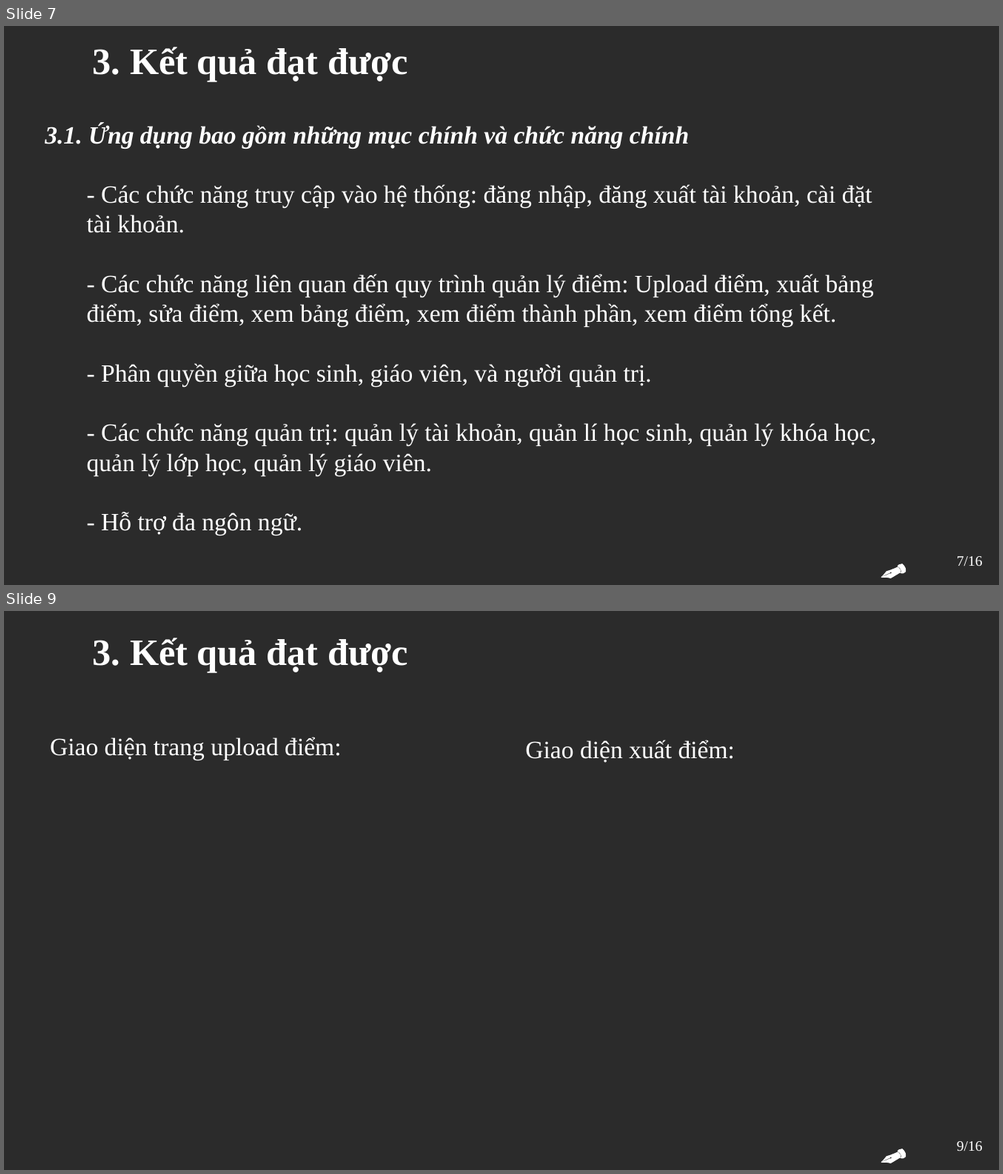
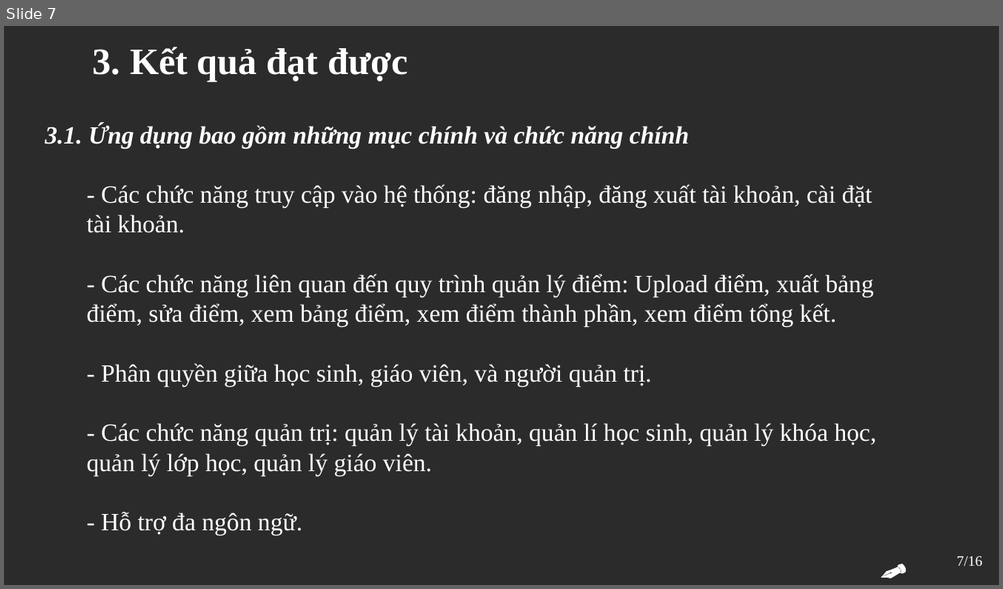
Before and after one commit to DoanVanQuan21/SchoolManagement, a slide deck: Datas/slides/DATN_DoanVanQuan_2020602342.pptx. Shown one above the other, each under a label of ours: slides 7 and 9 before the commit, slide 7 after it; the slides between them are not shown. The pictures are 1003x1174 and 1003x589 pixels, drawn with LibreOffice and Linux fonts; fonts in the diff are those of the drawing; background and template pictures are left out; a plain dark background stands for a picture behind light text. Boxes give left, top, right and bottom in pixels: in the first picture for what was removed or moved away, otherwise in the second. Text is boxed around its words. In the diff, an @@ line names an element or a change of style, - is before the commit and + after.

```diff
--- a/Datas/slides/DATN_DoanVanQuan_2020602342.pptx
+++ b/Datas/slides/DATN_DoanVanQuan_2020602342.pptx
@@ slide 9 removed at <box>4,611,999,1170</box>, background picture (left out); not listed: 2 template elements that a slide beside it also shows @@
@@ text removed at <box>93,638,407,673</box> @@
-  3. Kết quả đạt được
@@ text removed at <box>50,737,341,760</box> @@
-Giao diện trang upload điểm:
@@ text removed at <box>525,740,734,763</box> @@
-Giao diện xuất điểm:
@@ page number removed at <box>956,1142,982,1151</box> @@
-9/16
```
Also in this commit, not shown: 5 slides changed, 1 other slide removed, 6 other files.
